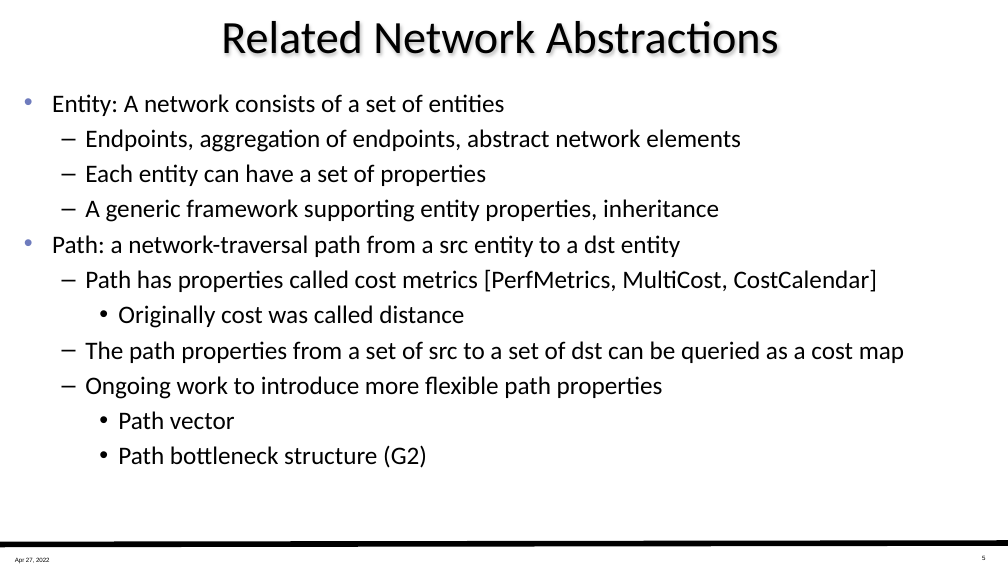
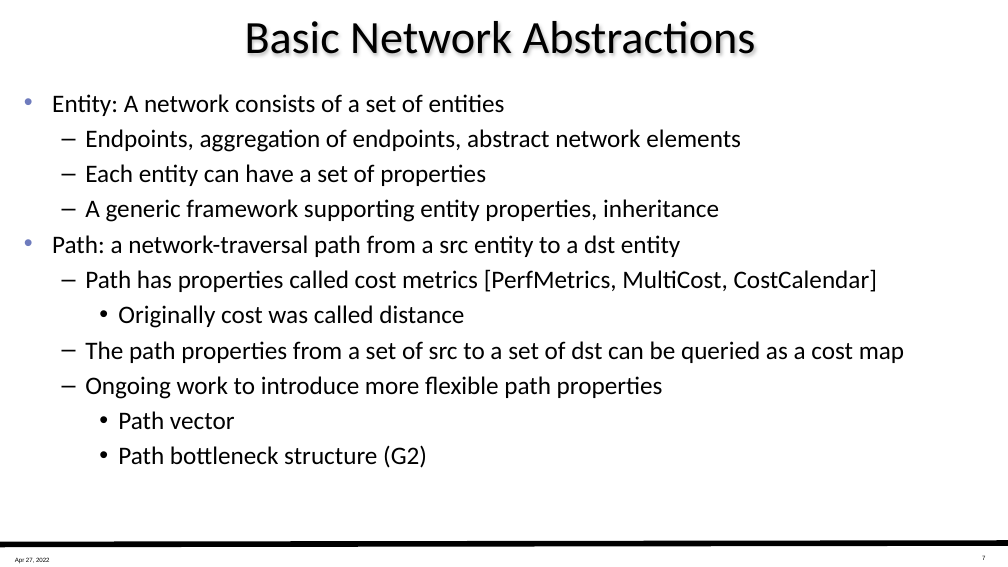
Before and after one commit to ietf-wg-alto/wg-materials, a slide deck: slide 7 of working-documents/wclg-doma/slides-doma-overview-2022-04-27.pptx (slide 5 before the commit). Drawn at 1008x567 pixels with LibreOffice and Linux fonts; fonts in the diff are those of the drawing. Boxes give left, top, right and bottom in pixels: in the first picture for what was removed or moved away, otherwise in the second. Text is boxed around its words. In the diff, an @@ line names an element or a change of style, - is before the commit and + after.

```diff
--- a/working-documents/wclg-doma/slides-doma-overview-2022-04-27.pptx
+++ b/working-documents/wclg-doma/slides-doma-overview-2022-04-27.pptx
@@ title at (245, 21, 756, 55): text changed @@
-Related Network Abstractions
+Basic Network Abstractions
```
Also in this commit, not shown: 5 other slides changed, 7 slides added, 5 other files.
